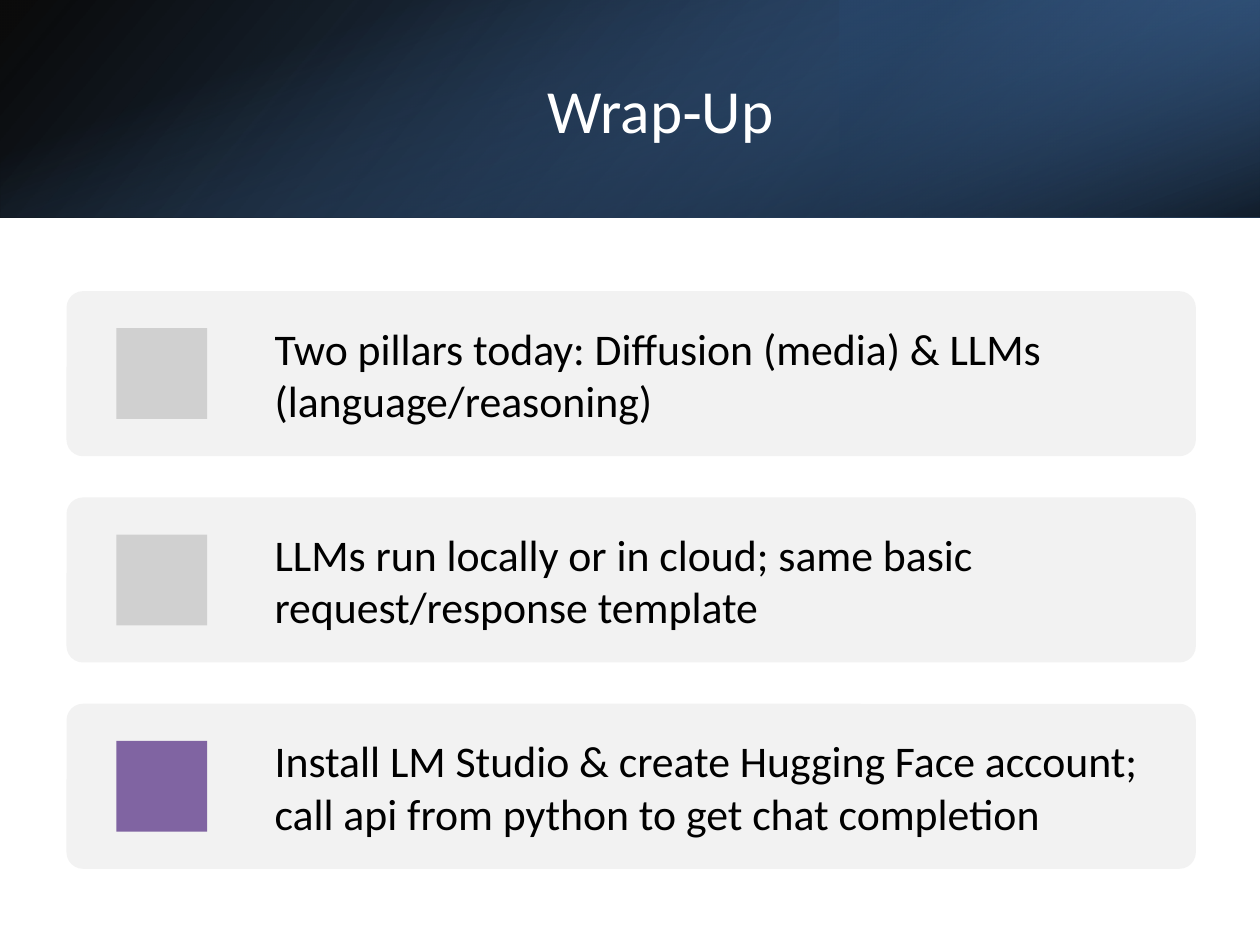
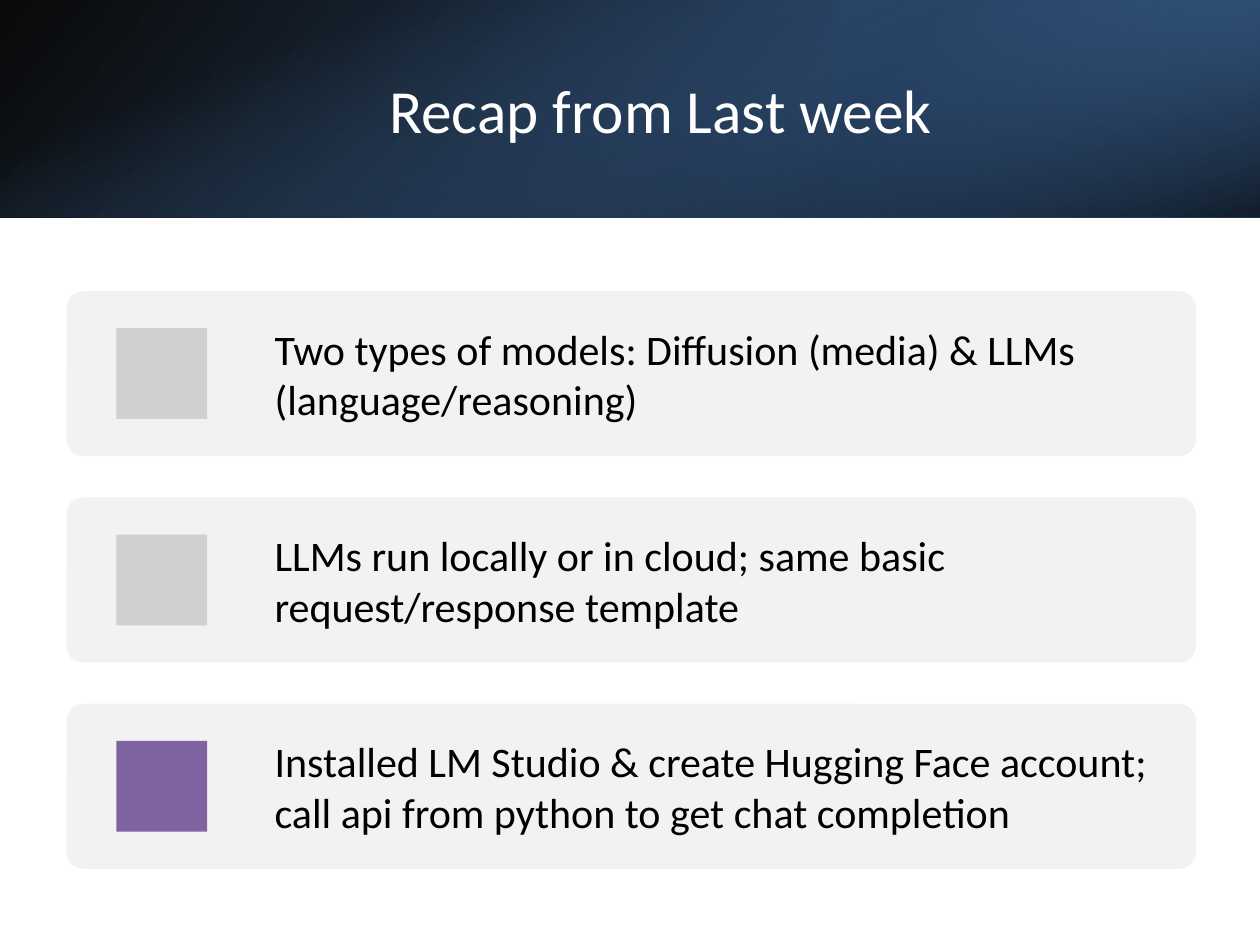
Before and after one commit to tniccum21/LLM_Class, a slide deck: slide 3 of Week02/Week02.pptx (slide 26 before the commit). Drawn at 1260x945 pixels with LibreOffice and Linux fonts; fonts in the diff are those of the drawing; grey boxes stand for pictures. Boxes give left, top, right and bottom in pixels: in the first picture for what was removed or moved away, otherwise in the second. Text is boxed around its words. In the diff, an @@ line names an element or a change of style, - is before the commit and + after.

Commit message:
Refactor Week02: Remove redundant files and update gitignore
- Update .gitignore to exclude Week03 and source files
- Remove old ticket triage implementation files
- Remove large dataset CSV (dataset-tickets-multi-lang3-4k.csv)
- Update Week02 PowerPoint presentation
- Keep cleaned dataset and notebook versions for reference

```diff
--- a/Week02/Week02.pptx
+++ b/Week02/Week02.pptx
@@ title at box(389, 90, 932, 143): text changed @@
-Wrap‑Up
+Recap from Last week
@@ text at box(275, 334, 1075, 423): text changed; size 25 to 24 pt @@
-Two pillars today: Diffusion (media) & LLMs (language/reasoning)
+Two types of models: Diffusion (media) & LLMs (language/reasoning)
@@ text "LLMs run locally or in ..." at box(275, 541, 945, 629): size 25 to 24 pt @@
@@ text at box(275, 747, 1146, 836): text changed; size 25 to 24 pt @@
-Install LM Studio & create Hugging Face account; call api from python to get chat completion
+Installed LM Studio & create Hugging Face account; call api from python to get chat completion
```
Also in this commit, not shown: 2 other slides changed, 14 slides added, 22 slides removed, 5 other files.
